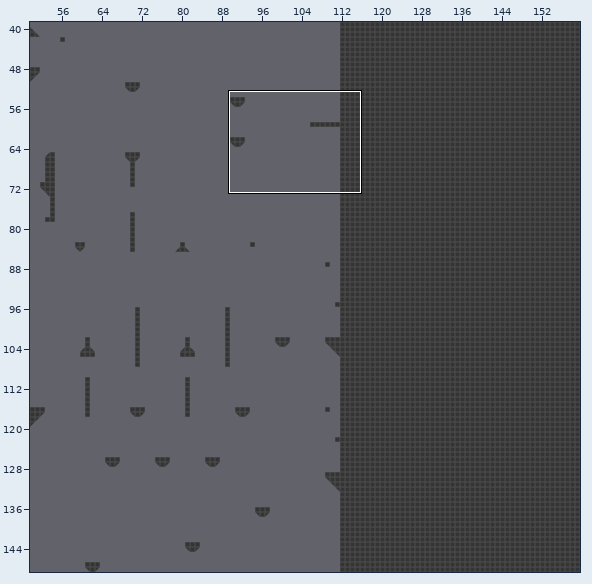
A Tiled map gets an edit: RealmOfChampions/realmOfChampionsTilemap.tmx. Above, an overview of the earlier version with the close-up marked.
Close-up. Before the edit:
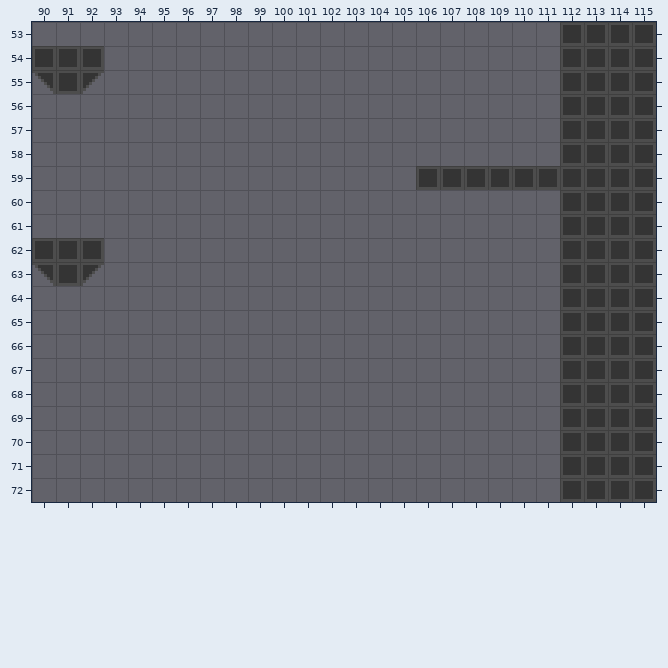
Cells are 8x8 px. Shown: x 90..115, y 53..72. The commit also changed other parts of the map, which this record leaves out.
After the commit:
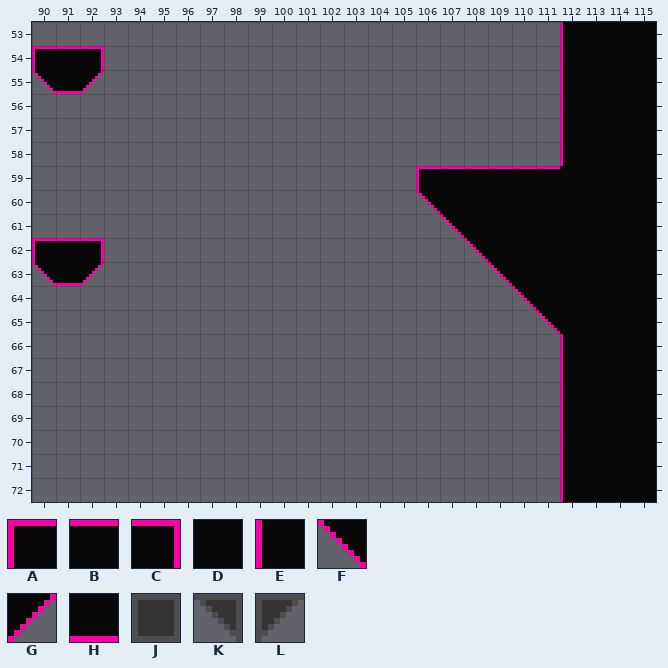
Key: from "championsTileset1": A 1, B 2, C 5, D 8, E 14, F 35, G 41, H 44; from "testTileset": J 0, K 4, L 5.
_ is an empty cell.
Diff:
Layer "Tile Layer 1":
y 53: x 112..115 JJJJ -> EDDD
y 54: x 90..92 JJJ -> ABC; x 112..115 JJJJ -> EDDD
y 55: x 90..92 KJL -> FHG; x 112..115 JJJJ -> EDDD
y 56..58: x 112..115 JJJJ -> EDDD
y 59: x 106..115 JJJJJJJJJJ -> ABBBBBDDDD
y 60: x 106..115 ______JJJJ -> FDDDDDDDDD
y 61: x 107..115 _____JJJJ -> FDDDDDDDD
y 62: x 90..92 JJJ -> ABC; x 108..115 ____JJJJ -> FDDDDDDD
y 63: x 90..92 KJL -> FHG; x 109..115 ___JJJJ -> FDDDDDD
y 64: x 110..115 __JJJJ -> FDDDDD
y 65: x 111..115 _JJJJ -> FDDDD
y 66..72: x 112..115 JJJJ -> EDDD
